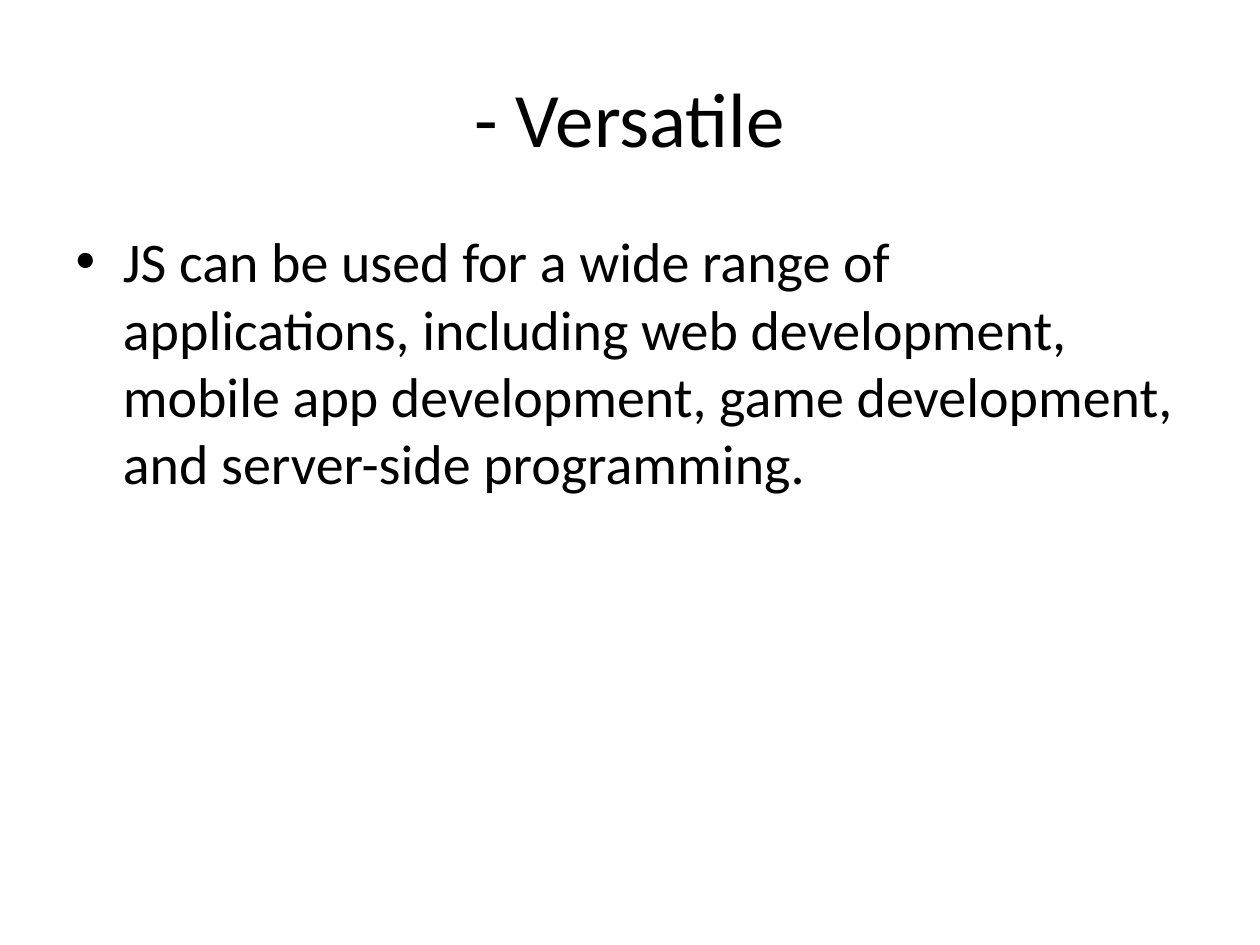
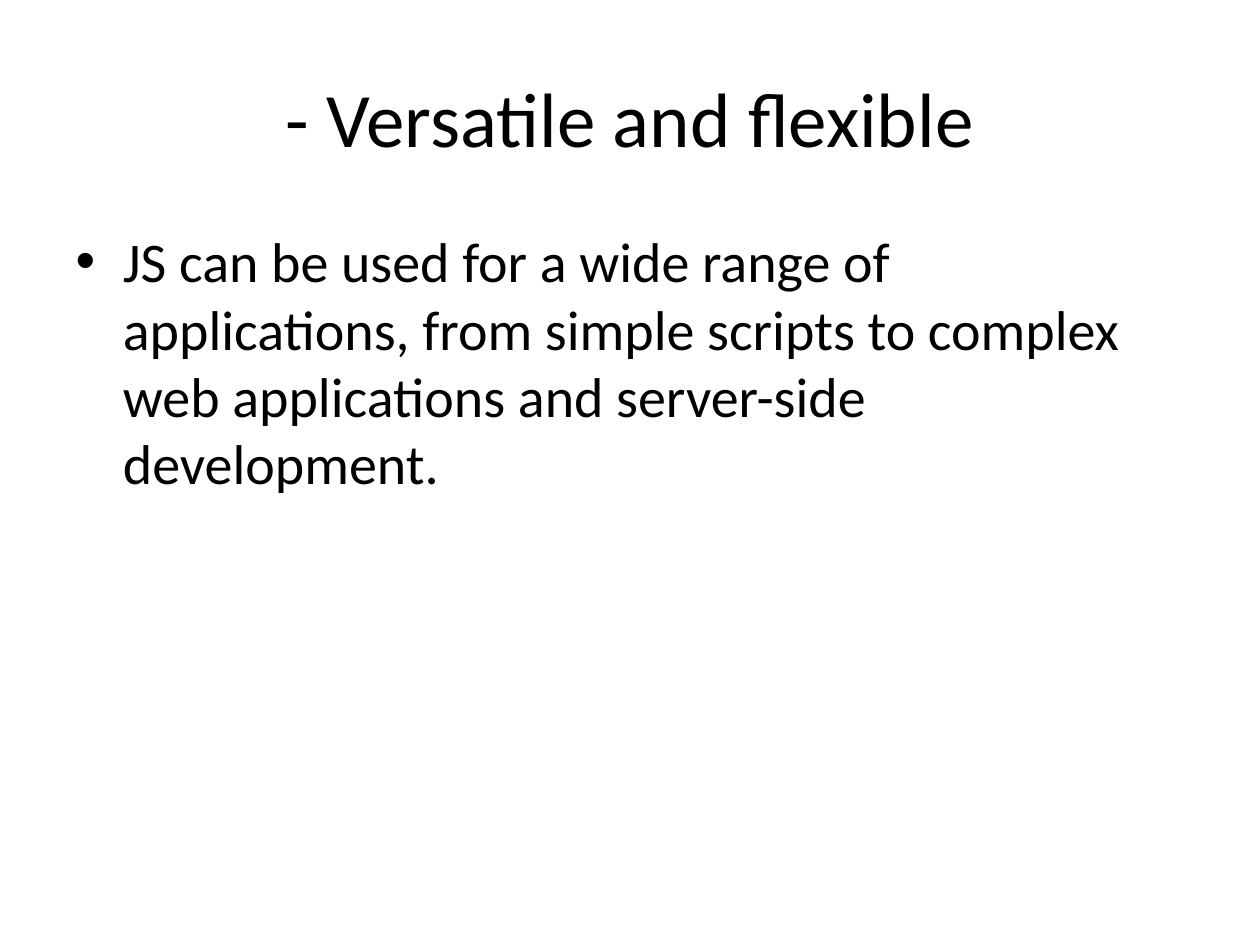
Before and after one commit to Agnes-Kalunda/Slide-Genius, a slide deck: slide 6 of media/js_presentation.pptx. Drawn at 1260x945 pixels with LibreOffice and Linux fonts; fonts in the diff are those of the drawing. Boxes give left, top, right and bottom in pixels: in the first picture for what was removed or moved away, otherwise in the second. Text is boxed around its words. In the diff, an @@ line names an element or a change of style, - is before the commit and + after.

```diff
--- a/media/js_presentation.pptx
+++ b/media/js_presentation.pptx
@@ title at (x1=327, y1=93, x2=973, y2=148): text changed @@
-- Versatile
+- Versatile and flexible
@@ text at (x1=123, y1=243, x2=1119, y2=493): text changed @@
-• JS can be used for a wide range of applications, including web development, mobile app development, game development, and server-side programming.
+• JS can be used for a wide range of applications, from simple scripts to complex web applications and server-side development.
```
Also in this commit, not shown: 1 other slide changed, 1 slide added, 1 slide removed, 22 other files.
